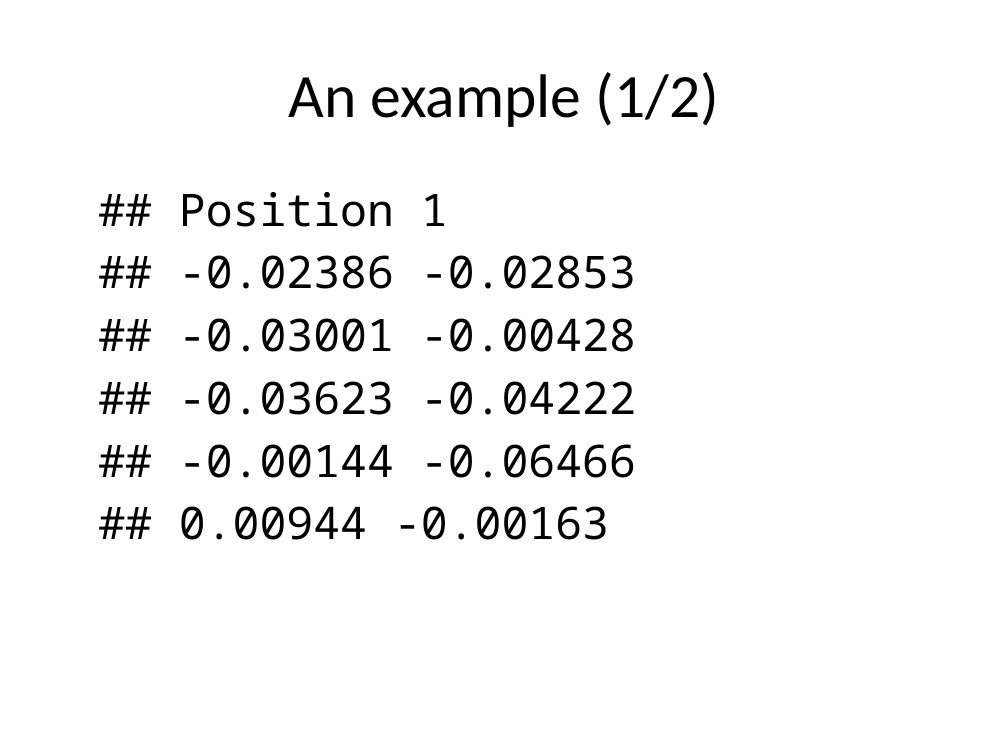
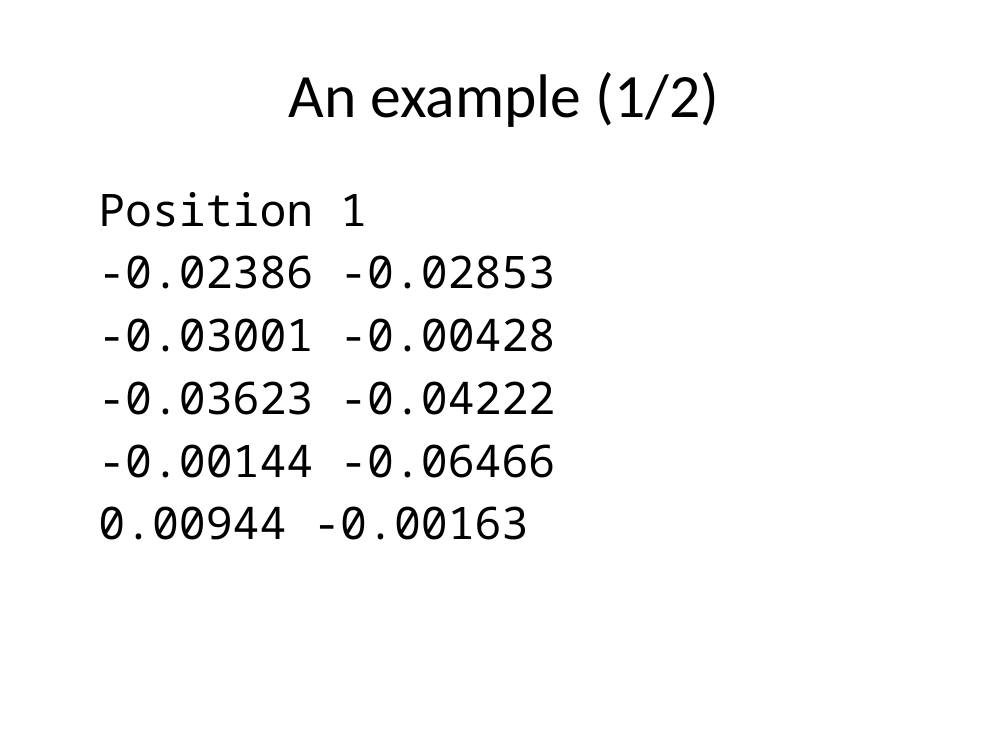
Before and after one commit to pmean/papers-and-presentations, a slide deck: slide 18 of anom/anom-talk.pptx. Drawn at 1008x756 pixels with LibreOffice and Linux fonts; fonts in the diff are those of the drawing. Boxes give left, top, right and bottom in pixels: in the first picture for what was removed or moved away, otherwise in the second. Text is boxed around its words. In the diff, an @@ line names an element or a change of style, - is before the commit and + after.

```diff
--- a/anom/anom-talk.pptx
+++ b/anom/anom-talk.pptx
@@ text at (98, 192, 555, 540): text changed @@
-## Position 1
-## -0.02386 -0.02853
-## -0.03001 -0.00428
-## -0.03623 -0.04222
-## -0.00144 -0.06466
-## 0.00944 -0.00163
+Position 1
+-0.02386 -0.02853
+-0.03001 -0.00428
+-0.03623 -0.04222
+-0.00144 -0.06466
+0.00944 -0.00163
```
Also in this commit, not shown: 6 other slides changed, 1 other file.
